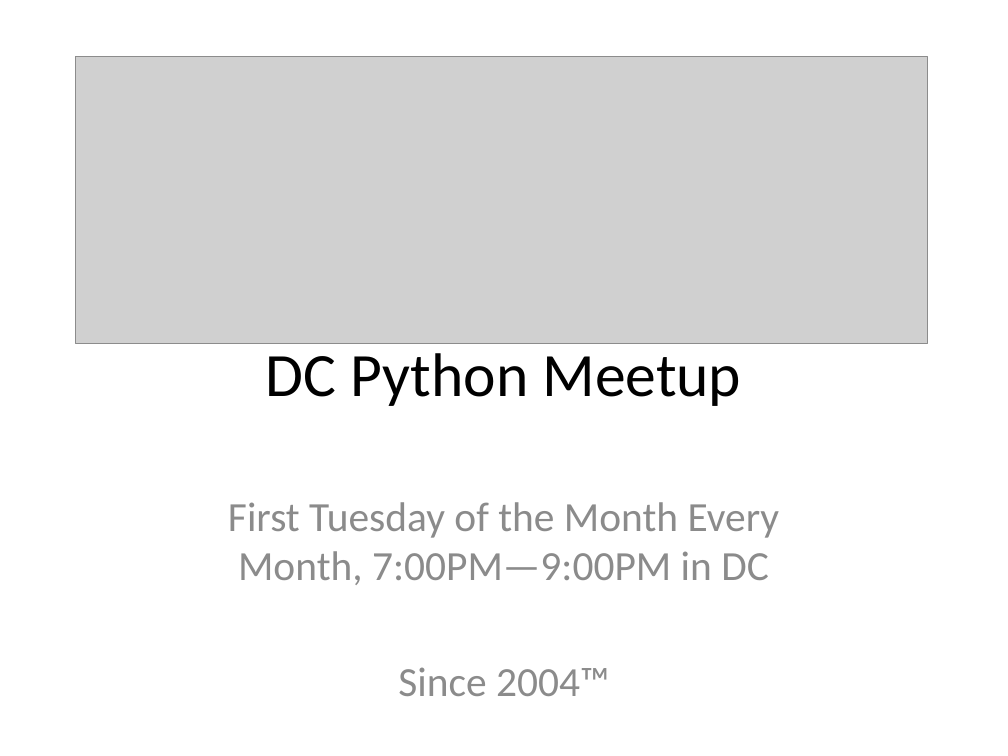
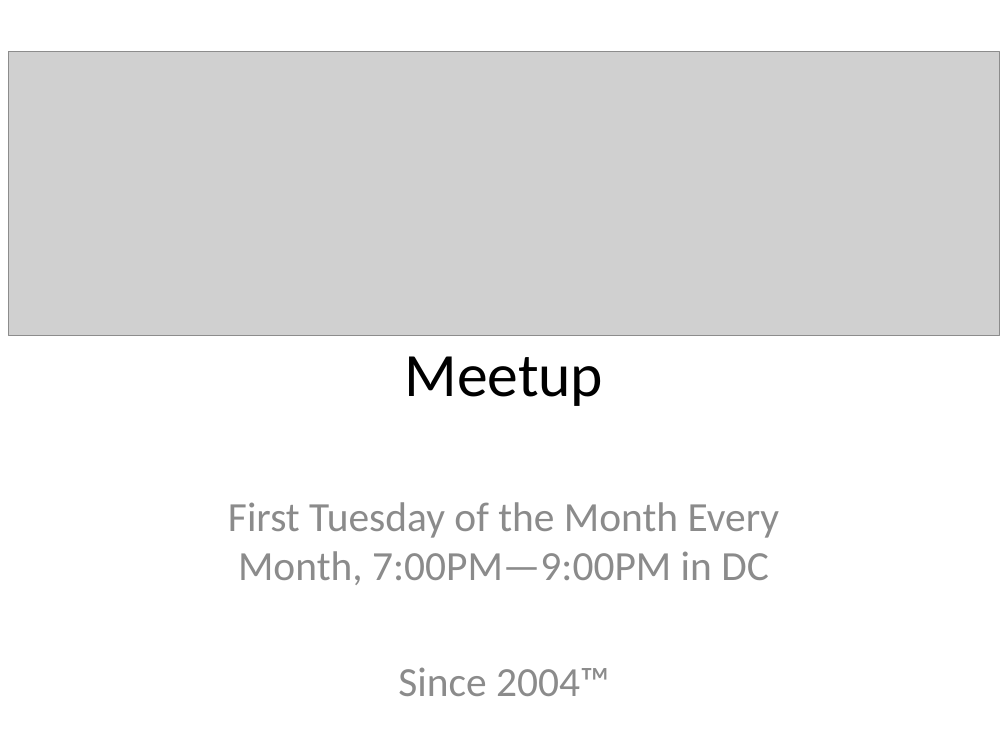
Before and after one commit to DCPython/generic-meetup-slides, a slide deck: slide 1 of DC Python Generic Meetup Slides.pptx. Drawn at 1008x756 pixels with LibreOffice and Linux fonts; fonts in the diff are those of the drawing; grey boxes stand for pictures. Boxes give left, top, right and bottom in pixels: in the first picture for what was removed or moved away, otherwise in the second. Text is boxed around its words. In the diff, an @@ line names an element or a change of style, - is before the commit and + after.

```diff
--- a/DC Python Generic Meetup Slides.pptx
+++ b/DC Python Generic Meetup Slides.pptx
@@ picture: place and size @@
-picture at [76, 56, 927, 344]
+picture at [8, 51, 999, 336]
@@ title at [404, 356, 603, 406]: text changed @@
-DC Python Meetup
+Meetup
```
Also in this commit, not shown: 1 other slide changed.
